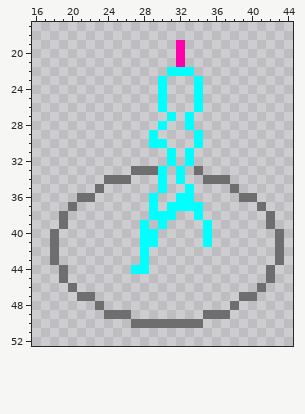
File history of a pixel-art sprite, sprites/player/p1_stand_N.png. Above, as it was before the edit.
The file is 64x64 pixels. Shown: x 16..44, y 17..52.
Now the later version:
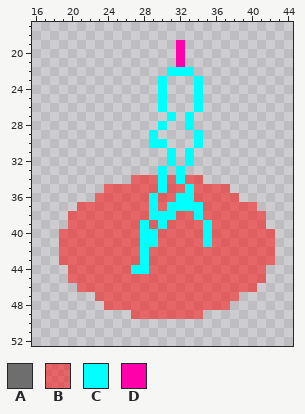
Palette (. is transparent): A #6e6e6e  B #ff000080  C #00ffff  D #ff00aa
The edit:
Changed rows in their new state; - is an unchanged pixel.
first column x 18:
33 ---------...----.---------
34 ------...BBB-B-BB...------
35 -----.BBBBBB-BB-BBBB.-----
36 ---..BBBBBB-BB--BBBBB..---
37 --.BBBBBBBB-B----BBBBBB.--
38 -.BBBBBBBBB---BB-BBBBBBB.-
39 -.BBBBBBBB-B-BBBB-BBBBBB.-
40 .BBBBBBBBB--BBBBB-BBBBBBB.
41 .BBBBBBBBB--BBBBB-BBBBBBB.
42 .BBBBBBBBB-BBBBBBBBBBBBBB.
43 .BBBBBBBBB-BBBBBBBBBBBBBB.
44 -.BBBBBBB--BBBBBBBBBBBBB.-
45 -.BBBBBBBBBBBBBBBBBBBBBB.-
46 --.BBBBBBBBBBBBBBBBBBBB.--
47 ---..BBBBBBBBBBBBBBBB..---
48 -----.BBBBBBBBBBBBBB.-----
49 ------...BBBBBBBB...------
50 ---------........---------
Changed places in both pictures, as pixel boxes (x1, y1, x2, y2):
changed: (50, 166, 284, 328)
